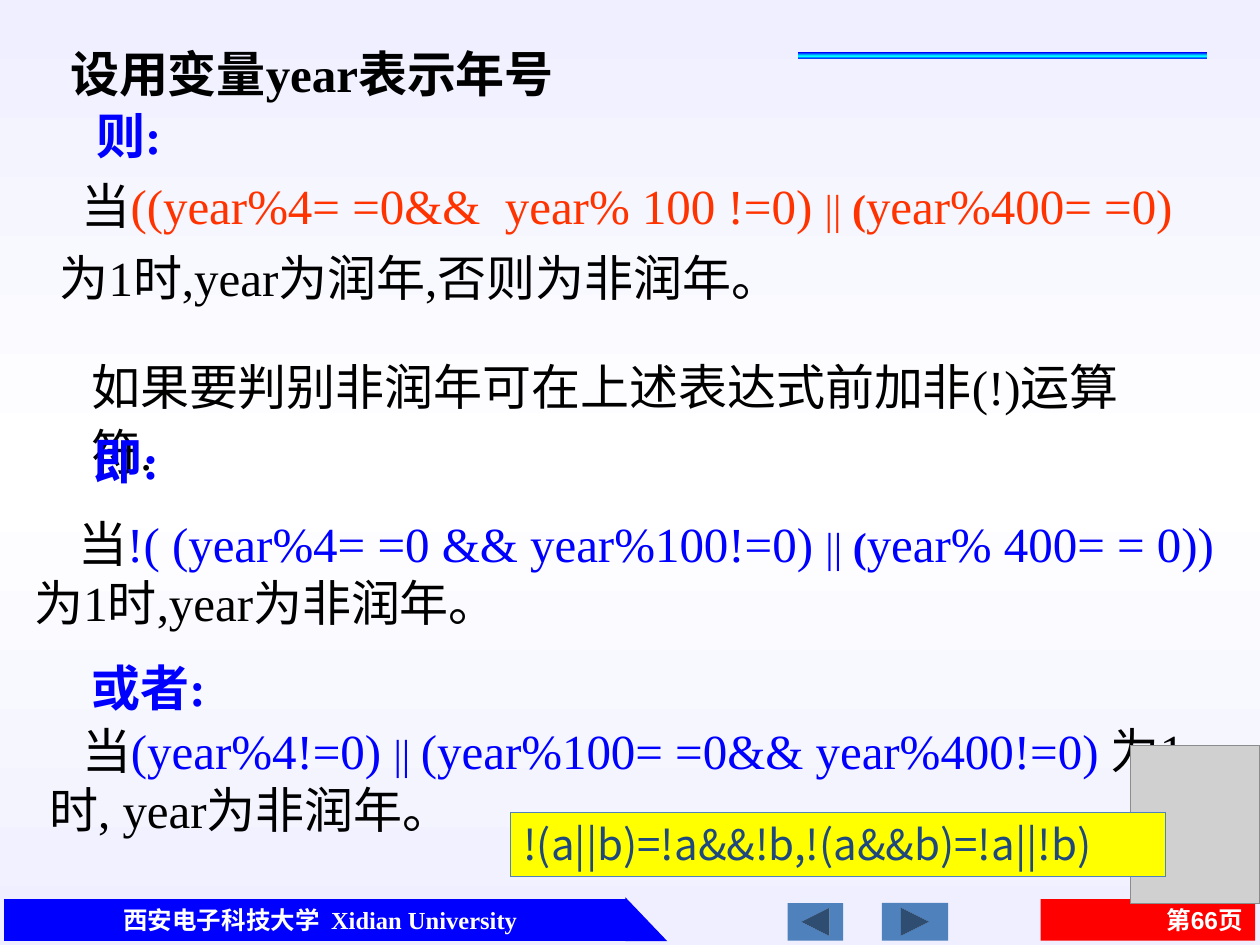
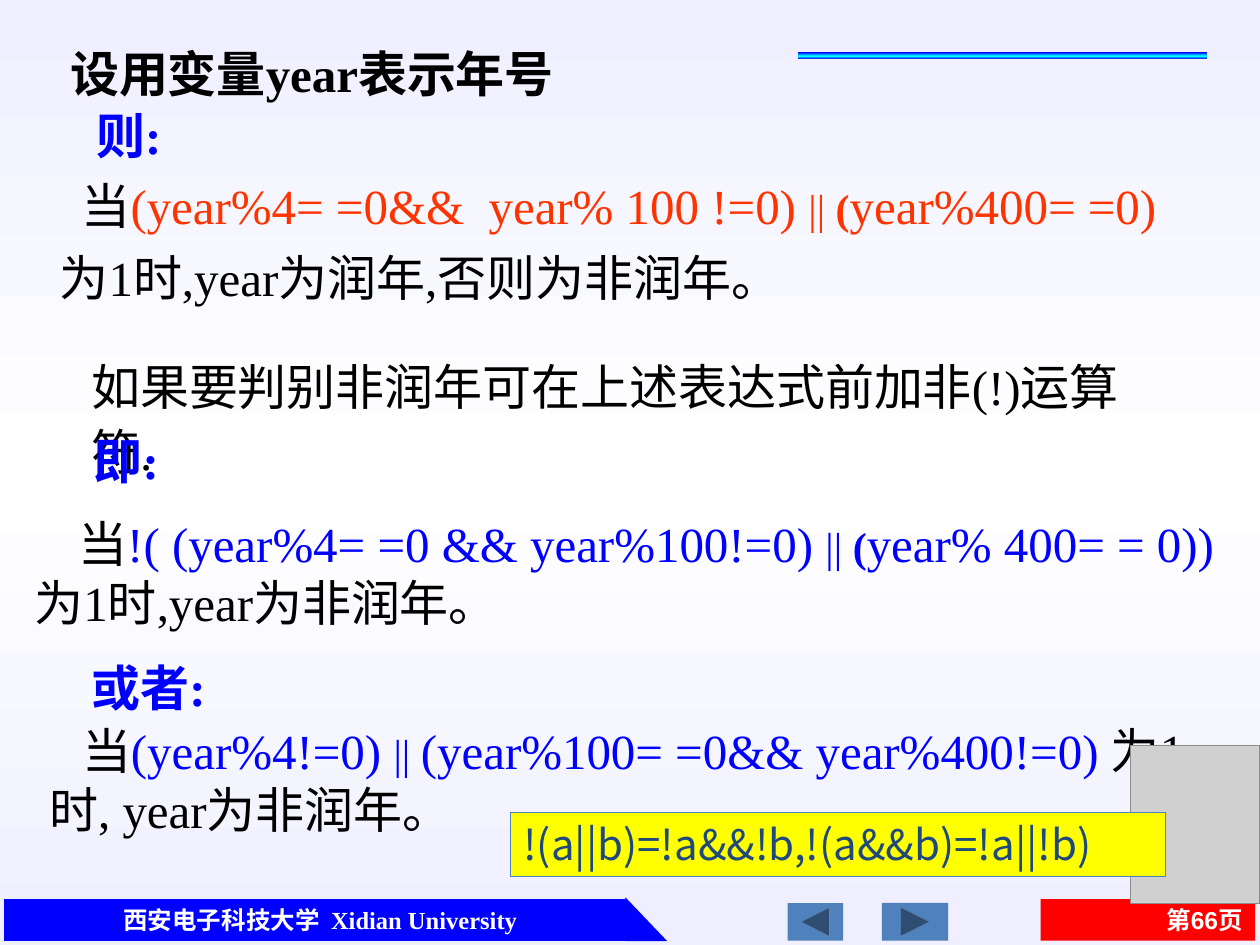
Before and after one commit to jtrfid/C-Repositories, a slide deck: slide 66 of 2015备课/课件/第2章 C的基本数据类型及运算.pptx. Drawn at 1260x945 pixels with LibreOffice and Linux fonts; fonts in the diff are those of the drawing; grey boxes stand for pictures. Boxes give left, top, right and bottom in pixels: in the first picture for what was removed or moved away, otherwise in the second. Text is boxed around its words. In the diff, an @@ line names an element or a change of style, - is before the commit and + after.

Commit message:
修订ch2

```diff
--- a/2015备课/课件/第2章 C的基本数据类型及运算.pptx
+++ b/2015备课/课件/第2章 C的基本数据类型及运算.pptx
@@ text at bbox=[82, 182, 1156, 235]: text changed @@
-当((year%4= =0&& year% 100 !=0) || (year%400= =0)
+当(year%4= =0&& year% 100 !=0) || (year%400= =0)
```
